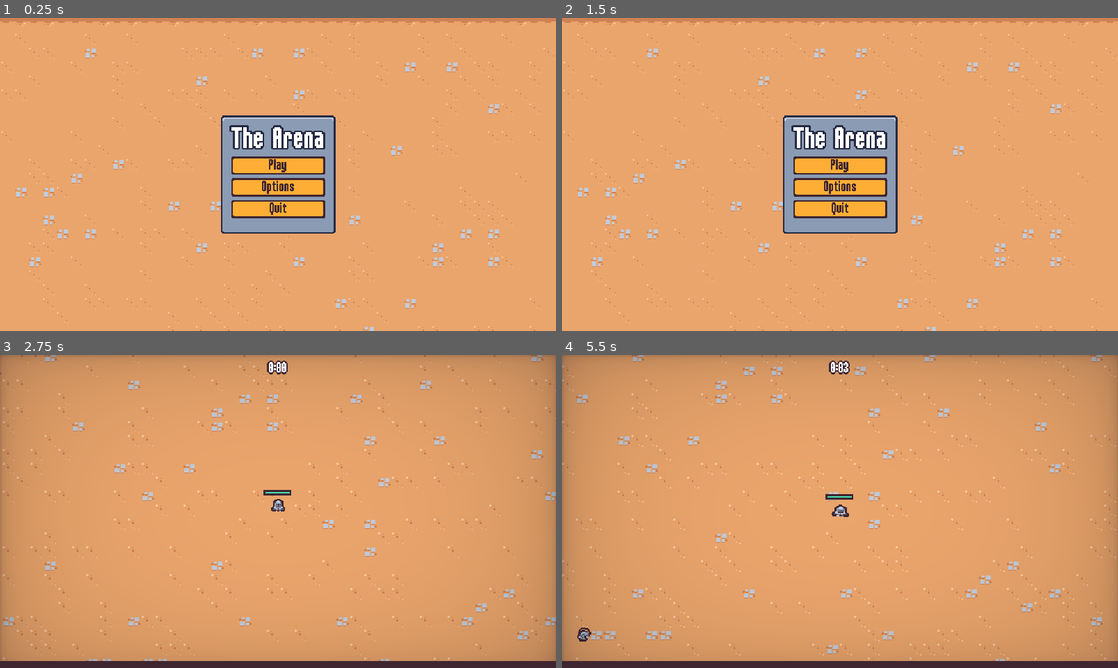
Above: before the commit, frames 1-4 (two rows, left to right).
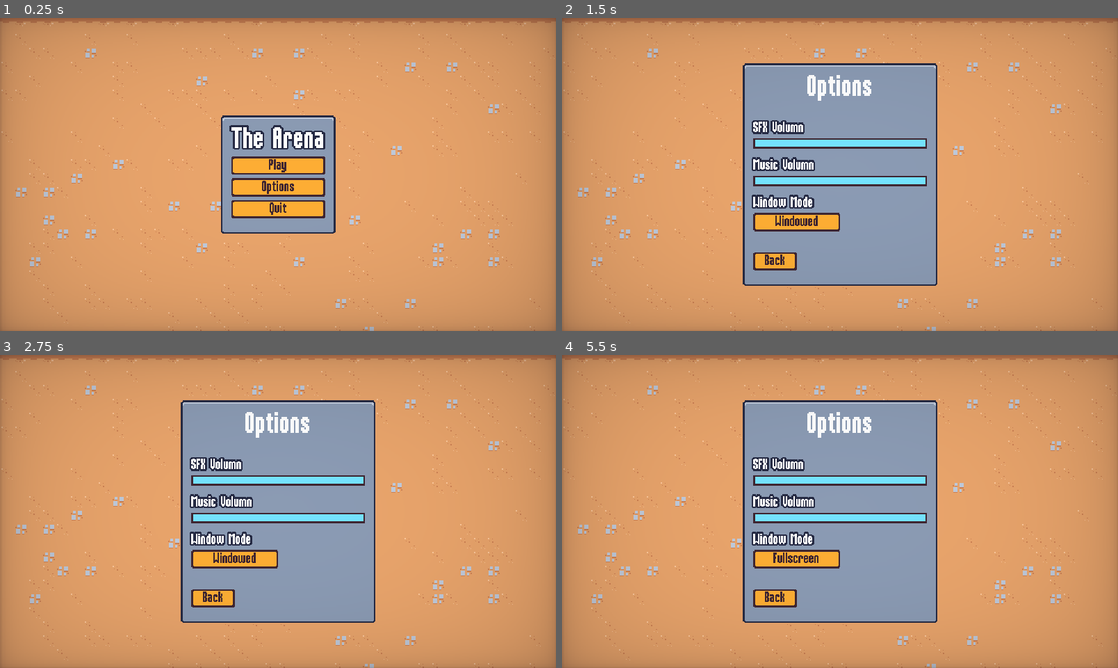
Above: after the commit, the same moments.

Repository: Yrainyw/2D-Survivors
Game: Godot game, scene res://Scenes/UI/main_menu.tscn
Two runs of this game, one before a commit and one after it. Both use one fixed random seed, a clock stepped at 60 frames per second and the inputs below.
Inputs (mouse positions are in pixels of both pictures, inside the frame that each line leads up to):
- Up to frame 1 (0.25 s): no input
- Up to frame 2 (1.5 s): click "Options" at 0.5 s; click "Back" at 1.25 s
- Up to frame 3 (2.75 s): click "Play" at 2 s
- Up to frame 4 (5.5 s): click (840, 502) at 2.75 s, where only the run after the commit has a clickable "Play"; click (795, 558) at 3.5 s, where only the run after the commit has a clickable "Windowed"; move the mouse to (962, 495) at 4.27 s; press the mouse at (962, 495) at 4.28 s; hold D (move_right) 4.28-5.03 s; move the mouse to (728, 527) at 5.02 s; release the mouse at (728, 527) at 5.03 s; hold S (move_down) from 5.03 s (still down); click (728, 527) at 5.1 s

The runs differ from the first frame. In frame 1, 19% of the frame differs, in the area x 0-100%, y 0-100%; in frame 2, 42%; in frame 3, 31%; in frame 4, 32%.

Commit message:
Adding a Scene Transition Effect

Diff:
--- /dev/null
+++ b/Scenes/AutoLoad/screen_transition.gd
@@ -0,0 +1,33 @@
+extends CanvasLayer
+
+signal transitioned_halfway
+
+var skip_emit = false
+var is_transitioning = false
+
+
+func transition():
+	if is_transitioning:
+		return
+	is_transitioning = true
+
+	$ColorRect.mouse_filter = Control.MOUSE_FILTER_STOP
+	$AnimationPlayer.play("default")
+	await $AnimationPlayer.animation_finished
+
+	transitioned_halfway.emit()
+	skip_emit = true
+
+	$AnimationPlayer.play_backwards("default")
+	await $AnimationPlayer.animation_finished
+
+	$ColorRect.mouse_filter = Control.MOUSE_FILTER_IGNORE
+	is_transitioning = false
+
+
+func emit_transitioned_halfway():
+	if skip_emit:
+		skip_emit = false
+		return
+
+	transitioned_halfway.emit()
--- /dev/null
+++ b/Scenes/AutoLoad/screen_transition.gdshader
@@ -0,0 +1,17 @@
+shader_type canvas_item;
+
+uniform vec4 transition_color : source_color;
+uniform sampler2D transition_texture : filter_nearest;
+uniform float percent : hint_range(0.0, 1.0);
+
+
+void fragment() {
+	vec4 transition_texture_color = texture(transition_texture, UV);
+
+	if (transition_texture_color.r > percent){
+		COLOR.a = 0.0;
+	}
+	else {
+		COLOR = transition_color;
+	}
+}
--- /dev/null
+++ b/Scenes/AutoLoad/screen_transition.tscn
@@ -0,0 +1,106 @@
+[gd_scene load_steps=8 format=3 uid="uid://c4innmwcpd2br"]
+
+[ext_resource type="Shader" path="res://Scenes/AutoLoad/screen_transition.gdshader" id="1_03r3t"]
+[ext_resource type="Script" path="res://Scenes/AutoLoad/screen_transition.gd" id="1_rqtei"]
+[ext_resource type="Texture2D" uid="uid://d2ckluocerppc" path="res://Assets/UI/screen_transition.png" id="2_e0dwn"]
+
+[sub_resource type="Animation" id="Animation_2cmmm"]
+length = 0.001
+tracks/0/type = "value"
+tracks/0/imported = false
+tracks/0/enabled = true
+tracks/0/path = NodePath("ColorRect:material:shader_parameter/percent")
+tracks/0/interp = 1
+tracks/0/loop_wrap = true
+tracks/0/keys = {
+"times": PackedFloat32Array(0),
+"transitions": PackedFloat32Array(1),
+"update": 0,
+"values": [0.0]
+}
+tracks/1/type = "value"
+tracks/1/imported = false
+tracks/1/enabled = true
+tracks/1/path = NodePath("ColorRect:visible")
+tracks/1/interp = 1
+tracks/1/loop_wrap = true
+tracks/1/keys = {
+"times": PackedFloat32Array(0),
+"transitions": PackedFloat32Array(1),
+"update": 1,
+"values": [false]
+}
+
+[sub_resource type="Animation" id="Animation_fqepm"]
+resource_name = "default"
+length = 0.4
+step = 0.01
+tracks/0/type = "value"
+tracks/0/imported = false
+tracks/0/enabled = true
+tracks/0/path = NodePath("ColorRect:material:shader_parameter/percent")
+tracks/0/interp = 1
+tracks/0/loop_wrap = true
+tracks/0/keys = {
+"times": PackedFloat32Array(0, 0.4),
+"transitions": PackedFloat32Array(2, 1),
+"update": 0,
+"values": [0.0, 1.0]
+}
+tracks/1/type = "method"
+tracks/1/imported = false
+tracks/1/enabled = true
+tracks/1/path = NodePath(".")
+tracks/1/interp = 1
+tracks/1/loop_wrap = true
+tracks/1/keys = {
+"times": PackedFloat32Array(0.39),
+"transitions": PackedFloat32Array(1),
+"values": [{
+"args": [],
+"method": &"emit_transitioned_halfway"
+}]
+}
+tracks/2/type = "value"
+tracks/2/imported = false
+tracks/2/enabled = true
+tracks/2/path = NodePath("ColorRect:visible")
+tracks/2/interp = 1
+tracks/2/loop_wrap = true
+tracks/2/keys = {
+"times": PackedFloat32Array(0, 0.01),
+"transitions": PackedFloat32Array(1, 1),
+"update": 1,
+"values": [false, true]
+}
+
+[sub_resource type="AnimationLibrary" id="AnimationLibrary_6rqv8"]
+_data = {
+"RESET": SubResource("Animation_2cmmm"),
+"default": SubResource("Animation_fqepm")
+}
+
+[sub_resource type="ShaderMaterial" id="ShaderMaterial_1g055"]
+shader = ExtResource("1_03r3t")
+shader_parameter/transition_color = Color(0.247059, 0.14902, 0.192157, 1)
+shader_parameter/percent = 0.0
+shader_parameter/transition_texture = ExtResource("2_e0dwn")
+
+[node name="ScreenTransition" type="CanvasLayer"]
+process_mode = 3
+layer = 5
+script = ExtResource("1_rqtei")
+
+[node name="AnimationPlayer" type="AnimationPlayer" parent="."]
+libraries = {
+"": SubResource("AnimationLibrary_6rqv8")
+}
+
+[node name="ColorRect" type="ColorRect" parent="."]
+visible = false
+material = SubResource("ShaderMaterial_1g055")
+anchors_preset = 15
+anchor_right = 1.0
+anchor_bottom = 1.0
+grow_horizontal = 2
+grow_vertical = 2
--- a/Scenes/UI/main_menu.gd
+++ b/Scenes/UI/main_menu.gd
@@ -10,10 +10,15 @@
 
 
 func on_play_pressed():
+	ScreenTransition.transition()
+	await ScreenTransition.transitioned_halfway
 	get_tree().change_scene_to_file("res://Scenes/Main/Main.tscn")
 
 
 func on_options_pressed():
+	ScreenTransition.transition()
+	await ScreenTransition.transitioned_halfway
+
 	var options_instance = option_scene.instantiate()
 	add_child(options_instance)
 	options_instance.back_pressed.connect(on_options_closed.bind(options_instance))
--- a/Scenes/UI/main_menu.tscn
+++ b/Scenes/UI/main_menu.tscn
@@ -58,3 +58,4 @@
 text = "Quit"
 
 [node name="Vignettes" parent="." instance=ExtResource("2_eukj6")]
+layer = 2
--- a/Scenes/UI/options_menu.gd
+++ b/Scenes/UI/options_menu.gd
@@ -55,4 +55,6 @@
 
 
 func on_back_pressed():
+	ScreenTransition.transition()
+	await ScreenTransition.transitioned_halfway
 	back_pressed.emit()
--- a/Scenes/UI/pause_menu.gd
+++ b/Scenes/UI/pause_menu.gd
@@ -49,6 +49,9 @@
 
 
 func on_options_pressed():
+	ScreenTransition.transition()
+	await ScreenTransition.transitioned_halfway
+
 	var options_menu_instance = options_menu_scene.instantiate()
 	add_child(options_menu_instance)
 	options_menu_instance.back_pressed.connect(on_options_back_pressed.bind(options_menu_instance))
--- a/project.godot
+++ b/project.godot
@@ -23,6 +23,7 @@
 
 GameEvents="*res://Scenes/AutoLoad/game_events.tscn"
 MusicPlayer="*res://Scenes/AutoLoad/music_player.tscn"
+ScreenTransition="*res://Scenes/AutoLoad/screen_transition.tscn"
 
 [debug]
 
Binary file added: Assets/UI/screen_transition.png
Not shown, added: Assets/UI/screen_transition.png.import
